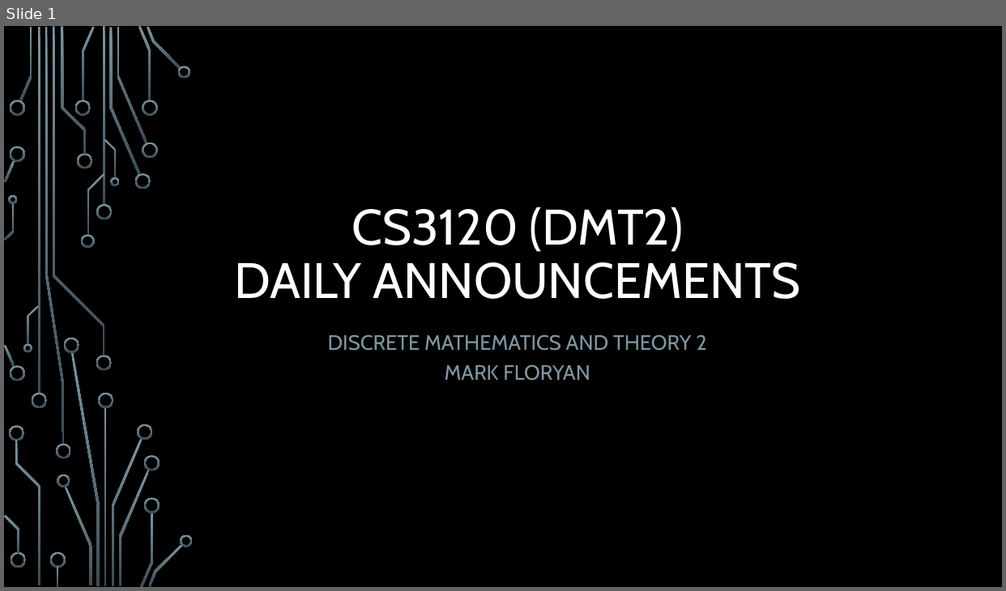
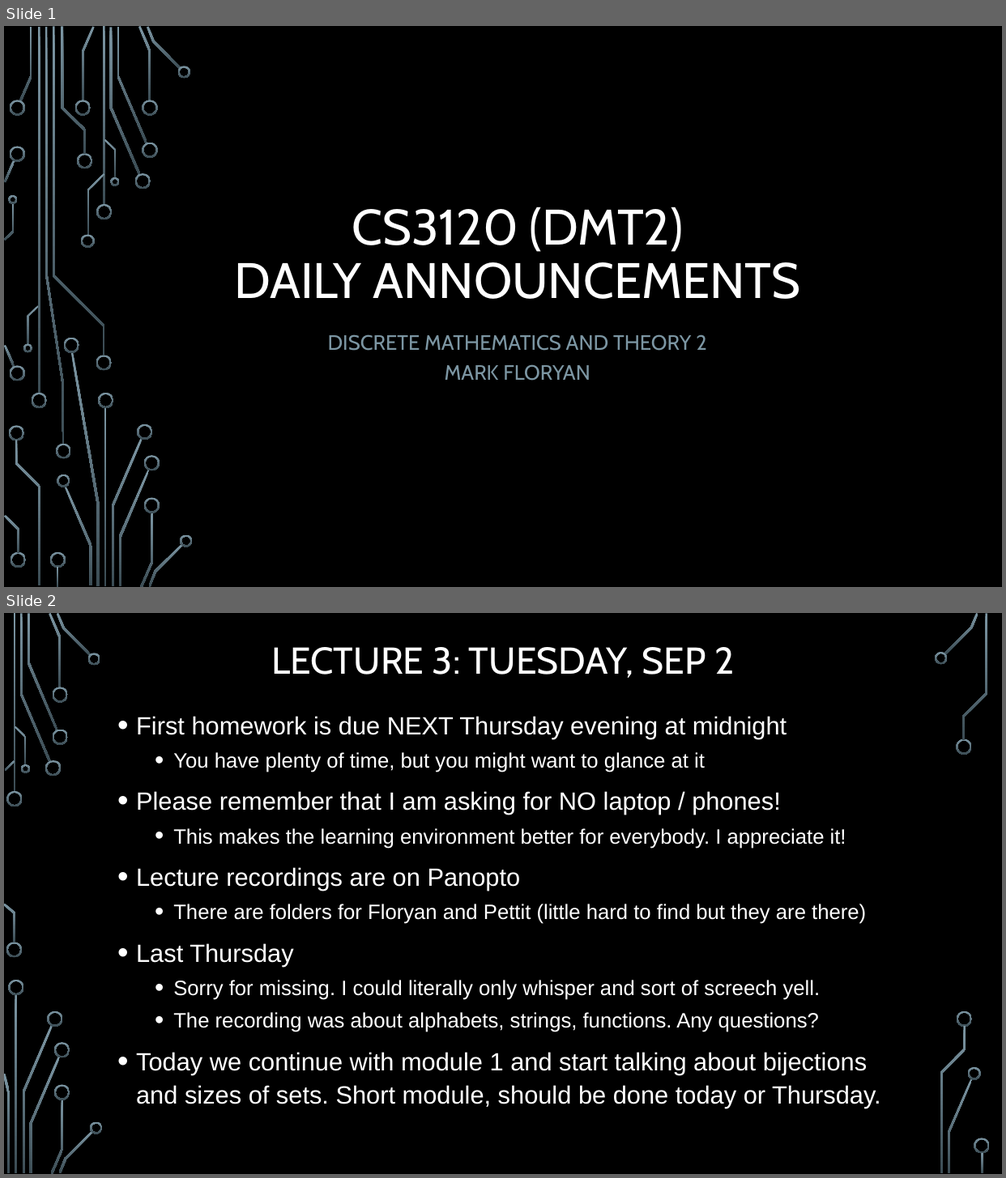
Before and after one commit to markfloryan/dmt2, a slide deck: slides/00-DailyAnnouncements.pptx. Shown one above the other, each under a label of ours: slide 1 before the commit, slides 1 and 2 after it. The pictures are 1006x591 and 1006x1178 pixels, drawn with LibreOffice and Linux fonts; fonts in the diff are those of the drawing; background and template pictures are left out. Boxes give left, top, right and bottom in pixels: in the first picture for what was removed or moved away, otherwise in the second. Text is boxed around its words. In the diff, an @@ line names an element or a change of style, - is before the commit and + after.

```diff
--- a/slides/00-DailyAnnouncements.pptx
+++ b/slides/00-DailyAnnouncements.pptx
@@ slide 2 added at (4, 613, 1002, 1174), background picture (left out) @@
@@ title added at (271, 647, 734, 678), 36 pt, text #FFFFFF @@
+LECTURE 3: TUESDAY, SEP 2
@@ text added at (136, 716, 881, 1108), 20 pt, text #FFFFFF @@
+• First homework is due NEXT Thursday evening at midnight
+  • You have plenty of time, but you might want to glance at it
+• Please remember that I am asking for NO laptop / phones!
+  • This makes the learning environment better for everybody. I appreciate it!
+• Lecture recordings are on Panopto
+  • There are folders for Floryan and Pettit (little hard to find but they are there)
+• Last Thursday
+  • Sorry for missing. I could literally only whisper and sort of screech yell.
+  • The recording was about alphabets, strings, functions. Any questions?
+• Today we continue with module 1 and start talking about bijections and sizes of sets. Short module, should be done today or Thursday.
@@ group added at (4, 613, 990, 1174): 33 freeform shapes, 3 rectangles @@
```
Also in this commit, not shown: 1 slide changed, 15 slides removed, 1 other file.
